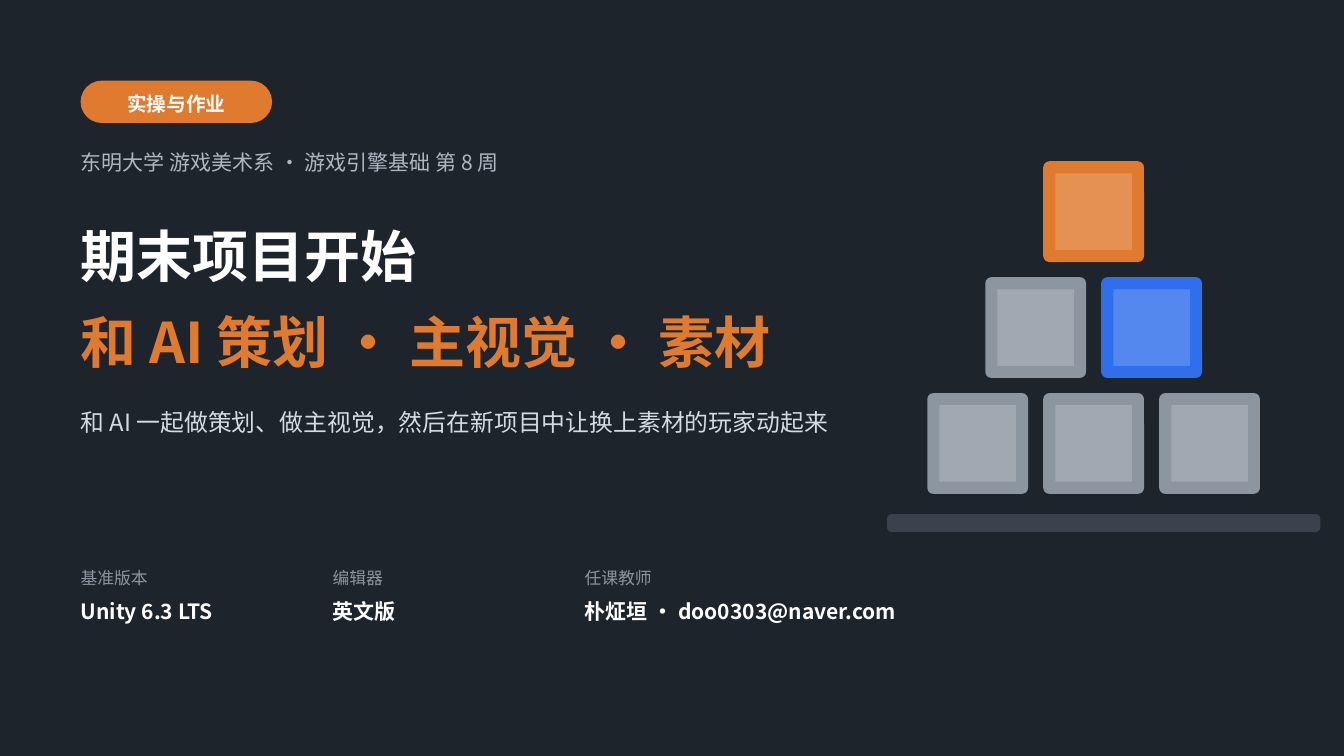
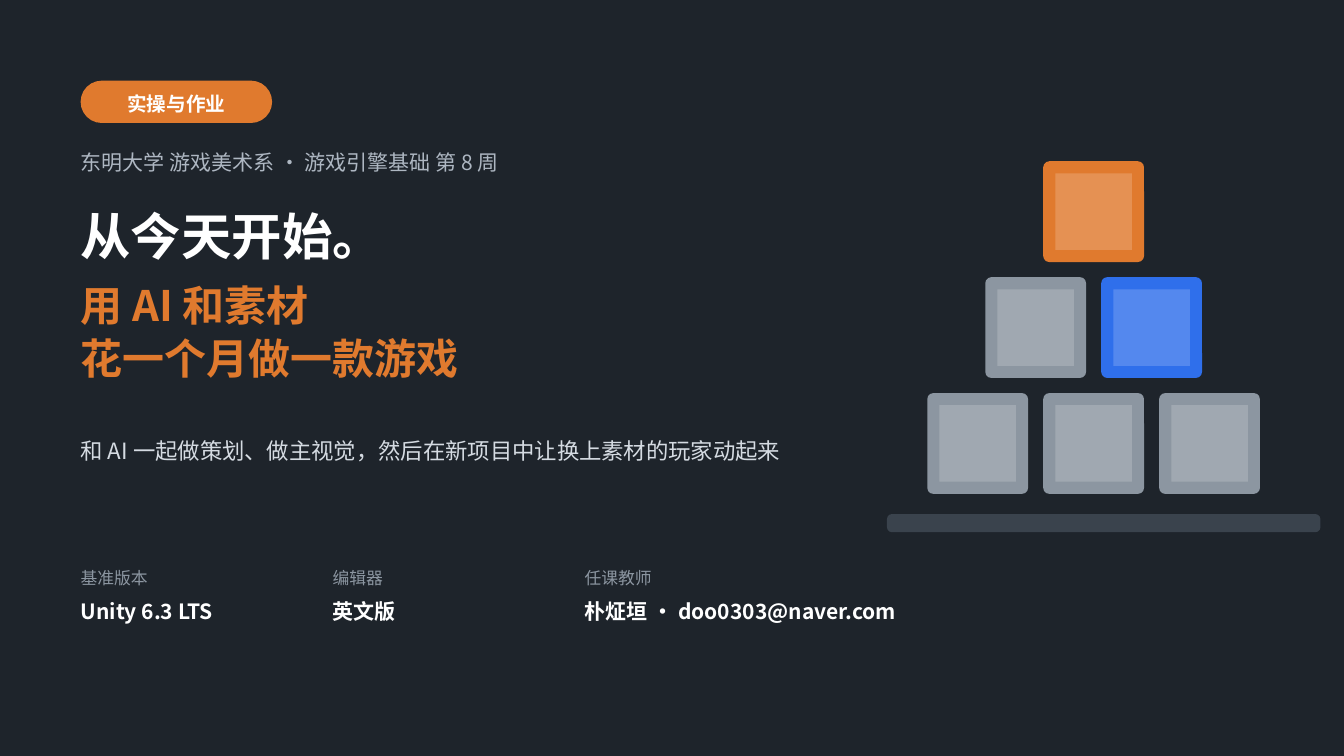
Before and after one commit to iplay-garden/game-engine-basics, a slide deck: slide 1 of 8주차/简体中文/游戏引擎基础_第8周_实操与作业指南_简体中文.pptx. Drawn at 1344x756 pixels with LibreOffice and Linux fonts; fonts in the diff are those of the drawing. Boxes give left, top, right and bottom in pixels: in the first picture for what was removed or moved away, otherwise in the second. Text is boxed around its words. In the diff, an @@ line names an element or a change of style, - is before the commit and + after.

```diff
--- a/8주차/简体中文/游戏引擎基础_第8周_实操与作业指南_简体中文.pptx
+++ b/8주차/简体中文/游戏引擎基础_第8周_实操与作业指南_简体中文.pptx
@@ text at (x1=81, y1=211, x2=383, y2=260): text changed; size 40 to 36 pt @@
-期末项目开始
+从今天开始。
@@ text at (x1=81, y1=285, x2=459, y2=378): text changed; size 40 to 30 pt @@
-和 AI 策划 · 主视觉 · 素材
+用 AI 和素材
+花一个月做一款游戏
@@ text "和 AI 一起做策划、做主视觉，然后在新项目中让换上素材的玩家动起来" moved from (x1=81, y1=411, x2=828, y2=433) to (x1=81, y1=440, x2=780, y2=461) @@
@@ text "和 AI 一起做策划、做主视觉，然后在新项目中让换上素材的玩家动起来" at (x1=81, y1=440, x2=780, y2=461): size 17 to 16 pt @@
```
Also in this commit, not shown: 5 other files.
